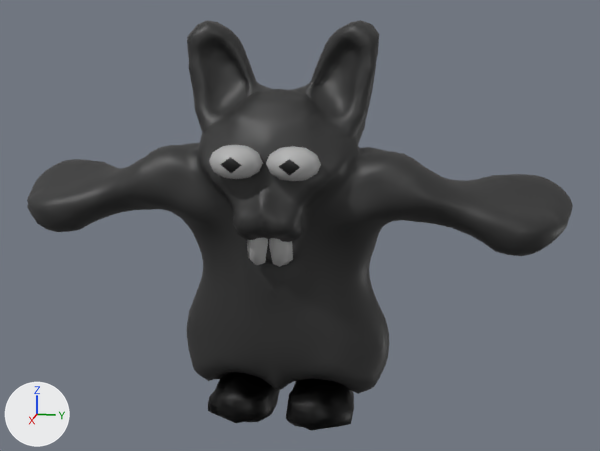
The Blender file Assets/_Project/Modele/Bunny/BigBunnyBlend.blend as it was, and as the next commit left it.
Before and after are seen from a 50 mm lens placed at (6.89, 1.53, 3.1), pointed at (0.07, 0.16, 1.39). Lighting does not change. The marker at lower left points along +X, +Y and +Z.

Names of what the first picture shows: 'Body', 'Foot', 'Teeth', 'eyes'.
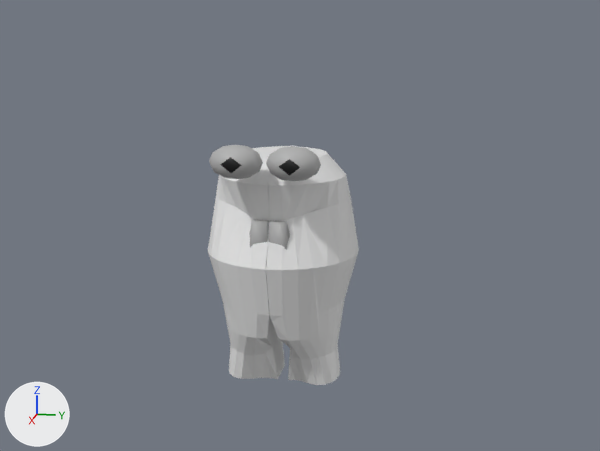
The edits, one by one:
Mesh me_icosphere is new.
It has 151 vertices, 97 faces and spans x -0.62..0.66, y -0.66..0.0, z -0.78..1.29.
Object 'Body' (ob_body) is now hidden.
Object 'Foot' (ob_foot) is now hidden.
Object 'Icosphere' (ob_icosphere) is new; it shows me_icosphere.
Its location is (0.0, 0.0, 0.724).
It gains a MIRROR modifier named 'Mirror'.
Modifier setting: use_axis = (False, True, False).

Where the change shows, as pixel boxes [x1, y1, x2, y2] in the pictures (600 x 451 px):
'Body', hidden (black)
    before: [27, 20, 573, 394]
'Icosphere', added
    after: [208, 146, 359, 385]
'Foot', hidden (black)
    before: [208, 372, 354, 431]
